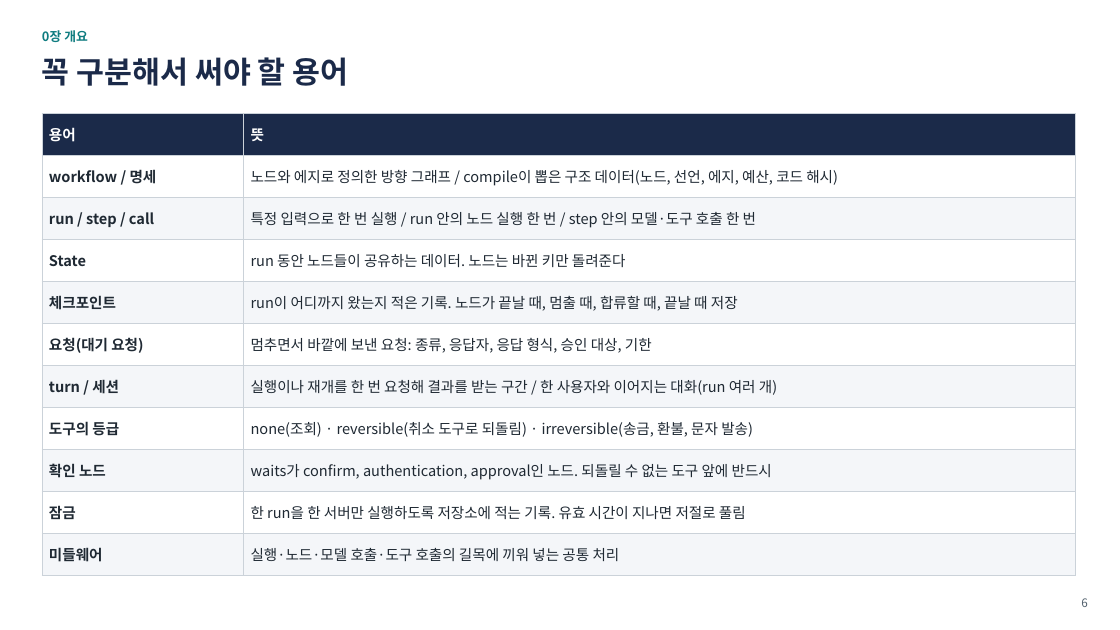
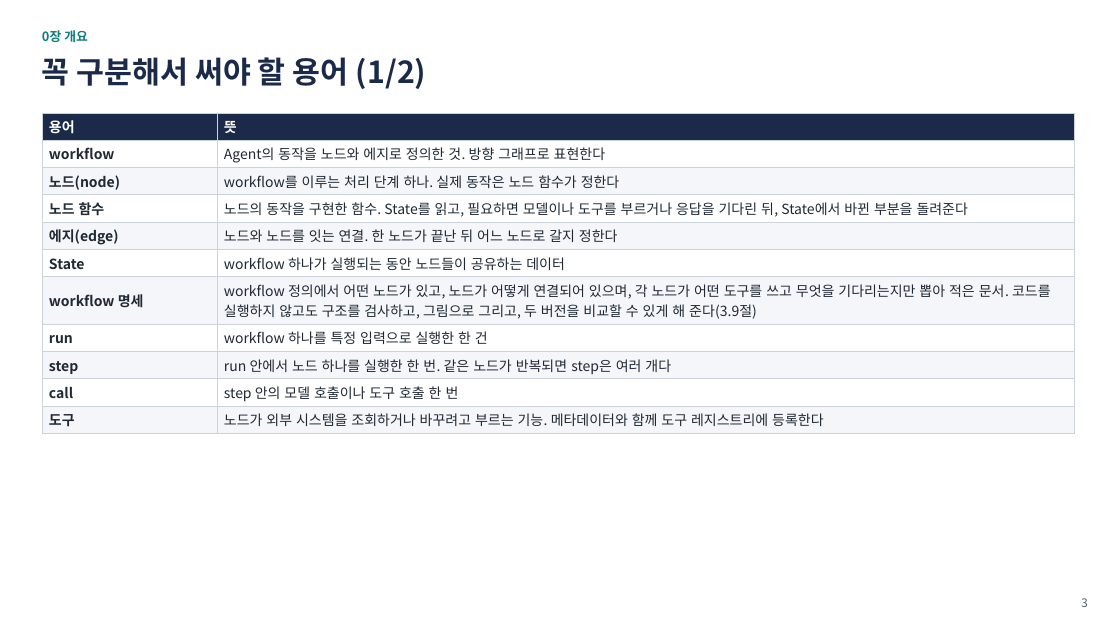
Before and after one commit to iwindfree/ai-agent-framework-architecture, a slide deck: slide 3 of AI_Agent_Workflow_Framework_Summary.pptx (slide 6 before the commit). Drawn at 1120x630 pixels with LibreOffice and Linux fonts; fonts in the diff are those of the drawing. Boxes give left, top, right and bottom in pixels: in the first picture for what was removed or moved away, otherwise in the second. Text is boxed around its words. In the diff, an @@ line names an element or a change of style, - is before the commit and + after.

```diff
--- a/AI_Agent_Workflow_Framework_Summary.pptx
+++ b/AI_Agent_Workflow_Framework_Summary.pptx
@@ text at (x1=42, y1=57, x2=426, y2=89): text changed @@
-꼭 구분해서 써야 할 용어
+꼭 구분해서 써야 할 용어 (1/2)
@@ table removed at (x1=42, y1=113, x2=1075, y2=566), 11 rows, 2 columns @@
-용어 | 뜻
-workflow / 명세 | 노드와 에지로 정의한 방향 그래프 / compile이 뽑은 구조 데이터(노드, 선언, 에지, 예산, 코드 해시)
-run / step / call | 특정 입력으로 한 번 실행 / run 안의 노드 실행 한 번 / step 안의 모델·도구 호출 한 번
-State | run 동안 노드들이 공유하는 데이터. 노드는 바뀐 키만 돌려준다
-체크포인트 | run이 어디까지 왔는지 적은 기록. 노드가 끝날 때, 멈출 때, 합류할 때, 끝날 때 저장
-요청(대기 요청) | 멈추면서 바깥에 보낸 요청: 종류, 응답자, 응답 형식, 승인 대상, 기한
-turn / 세션 | 실행이나 재개를 한 번 요청해 결과를 받는 구간 / 한 사용자와 이어지는 대화(run 여러 개)
-도구의 등급 | none(조회) · reversible(취소 도구로 되돌림) · irreversible(송금, 환불, 문자 발송)
-확인 노드 | waits가 confirm, authentication, approval인 노드. 되돌릴 수 없는 도구 앞에 반드시
-잠금 | 한 run을 한 서버만 실행하도록 저장소에 적는 기록. 유효 시간이 지나면 저절로 풀림
-미들웨어 | 실행·노드·모델 호출·도구 호출의 길목에 끼워 넣는 공통 처리
@@ table added at (x1=42, y1=113, x2=1075, y2=431), 11 rows, 2 columns @@
+용어 | 뜻
+workflow | Agent의 동작을 노드와 에지로 정의한 것. 방향 그래프로 표현한다
+노드(node) | workflow를 이루는 처리 단계 하나. 실제 동작은 노드 함수가 정한다
+노드 함수 | 노드의 동작을 구현한 함수. State를 읽고, 필요하면 모델이나 도구를 부르거나 응답을 기다린 뒤, State에서 바뀐 부분을 돌려준다
+에지(edge) | 노드와 노드를 잇는 연결. 한 노드가 끝난 뒤 어느 노드로 갈지 정한다
+State | workflow 하나가 실행되는 동안 노드들이 공유하는 데이터
+workflow 명세 | workflow 정의에서 어떤 노드가 있고, 노드가 어떻게 연결되어 있으며, 각 노드가 어떤 도구를 쓰고 무엇을 기다리는지만 뽑아 적은 문서. 코드를 실행하지 않고도 구조를 검사하고, 그림으로 그리고, 두 버전을 비교할 수 있게 해 준다(3.9절)
+run | workflow 하나를 특정 입력으로 실행한 한 건
+step | run 안에서 노드 하나를 실행한 한 번. 같은 노드가 반복되면 step은 여러 개다
+call | step 안의 모델 호출이나 도구 호출 한 번
+도구 | 노드가 외부 시스템을 조회하거나 바꾸려고 부르는 기능. 메타데이터와 함께 도구 레지스트리에 등록한다
@@ page number at (x1=1081, y1=598, x2=1087, y2=607): text changed @@
-6
+3
```
Also in this commit, not shown: 3 other slides changed, 2 slides added.
